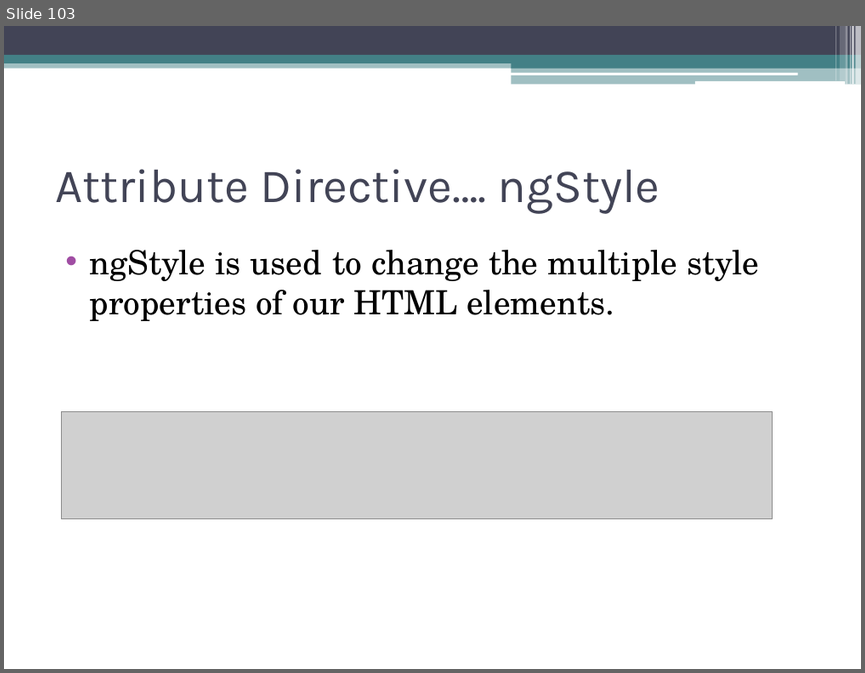
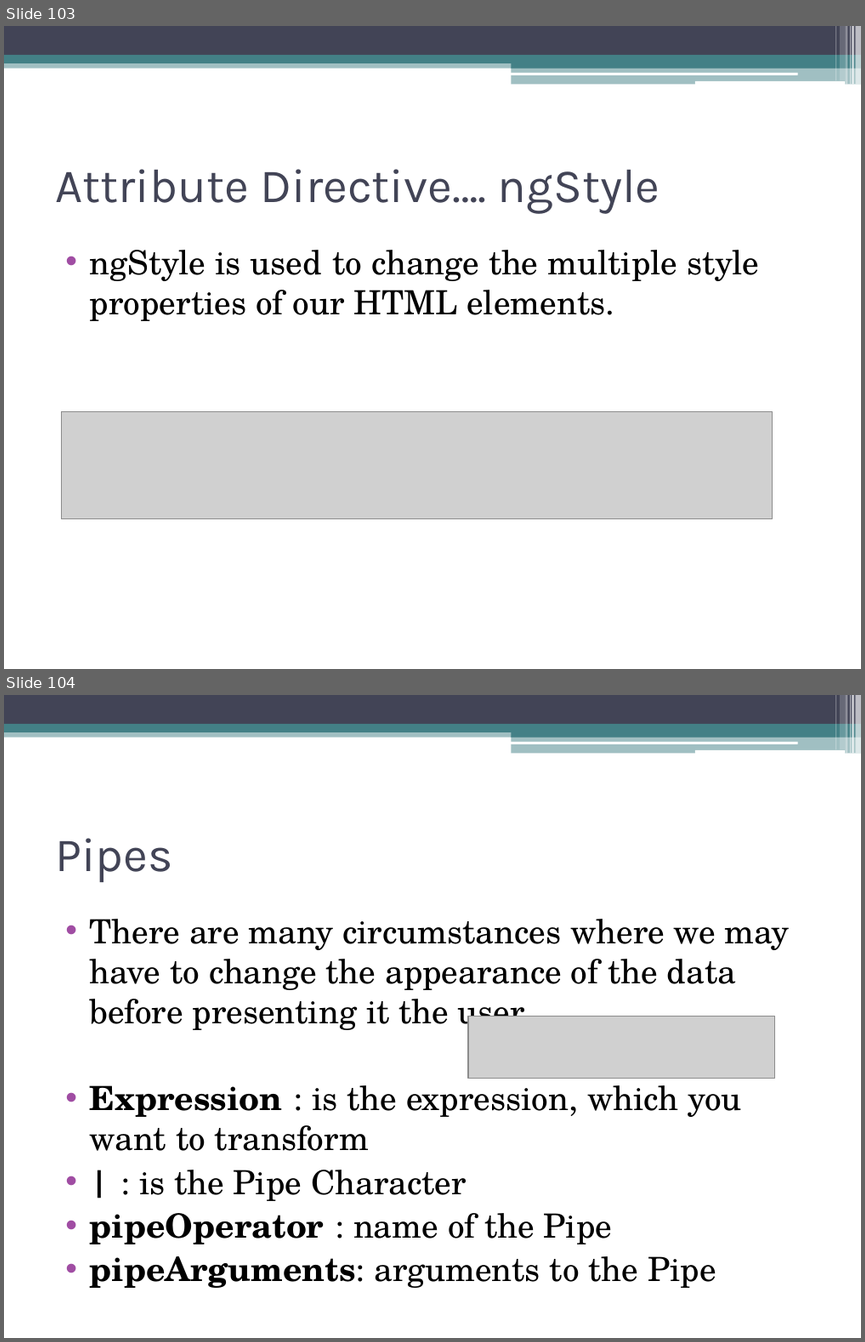
Before and after one commit to akjkhatri/mean_stack, a slide deck: MEAN Stack Workshop.pptx. Shown one above the other, each under a label of ours: slide 103 before the commit, slides 103 and 104 after it. The pictures are 865x673 and 865x1342 pixels, drawn with LibreOffice and Linux fonts; fonts in the diff are those of the drawing; grey boxes stand for pictures. Boxes give left, top, right and bottom in pixels: in the first picture for what was removed or moved away, otherwise in the second. Text is boxed around its words. In the diff, an @@ line names an element or a change of style, - is before the commit and + after.

Commit message:
Updated

```diff
--- a/MEAN Stack Workshop.pptx
+++ b/MEAN Stack Workshop.pptx
@@ slide 104 added at (x1=4, y1=695, x2=861, y2=1338), background #FFFFFF; not listed: 13 template elements that a slide beside it also shows @@
@@ title added at (x1=55, y1=838, x2=172, y2=882), 40 pt, text #424456 @@
+Pipes
@@ text added at (x1=90, y1=919, x2=789, y2=1287), 28 pt, text #000000 @@
+• There are many circumstances where we may have to change the appearance of the data before presenting it the user.
+• Expression : is the expression, which you want to transform
+• | : is the Pipe Character
+• pipeOperator : name of the Pipe
+• pipeArguments: arguments to the Pipe
@@ picture added at (x1=468, y1=1016, x2=774, y2=1078) @@
```
Also in this commit, not shown: 8 other slides added.
